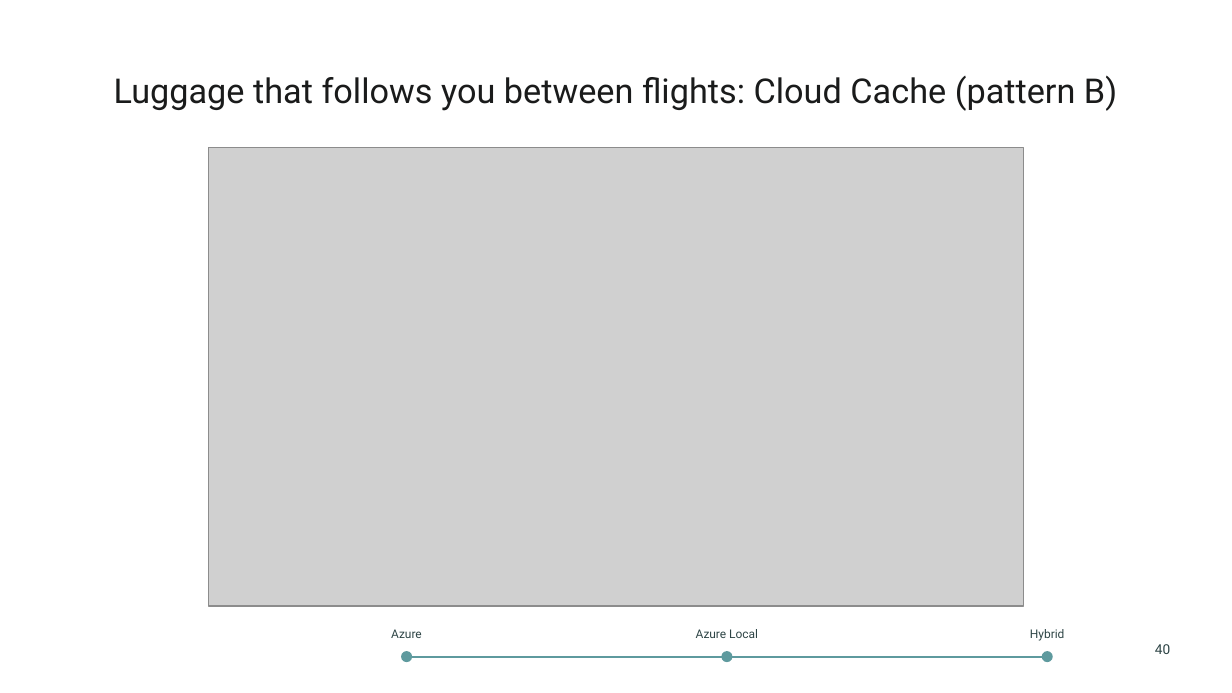
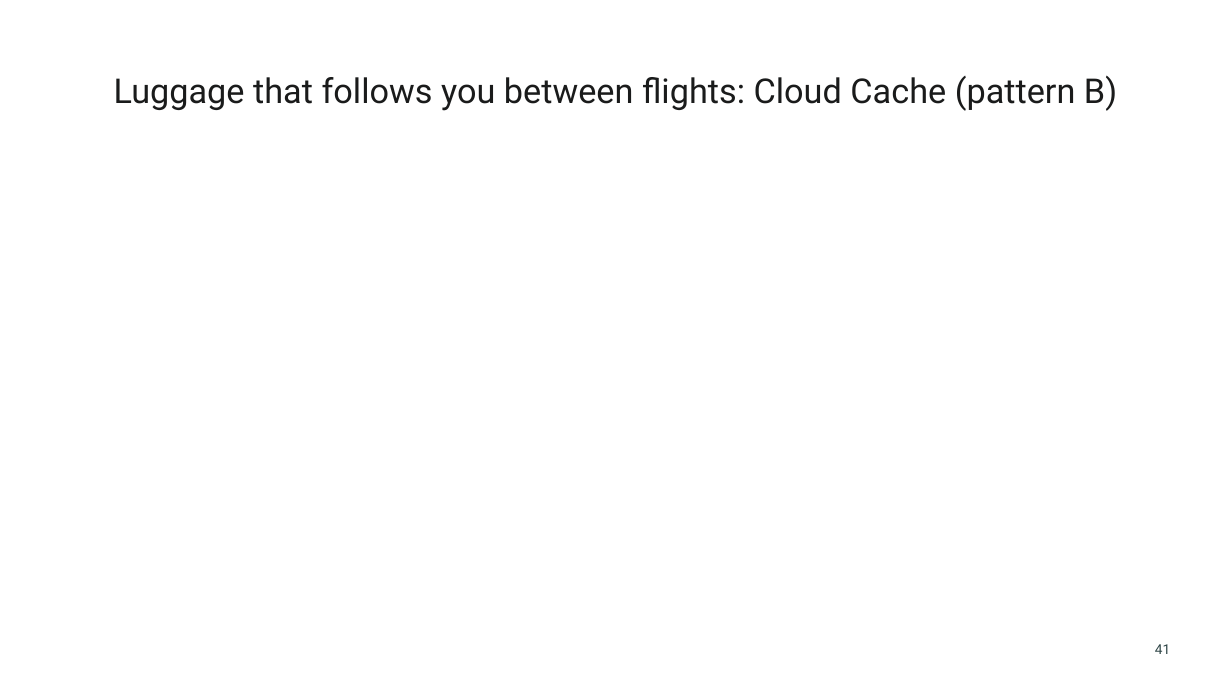
Before and after one commit to thisismydemo/nic2026_avd, a slide deck: slide 41 of presentation/AVD_Anywhere_NIC2026.pptx (slide 40 before the commit). Drawn at 1232x693 pixels with LibreOffice and Linux fonts; fonts in the diff are those of the drawing; grey boxes stand for pictures; background and template pictures are left out. Boxes give left, top, right and bottom in pixels: in the first picture for what was removed or moved away, otherwise in the second. Text is boxed around its words. In the diff, an @@ line names an element or a change of style, - is before the commit and + after.

```diff
--- a/presentation/AVD_Anywhere_NIC2026.pptx
+++ b/presentation/AVD_Anywhere_NIC2026.pptx
@@ picture removed at (208,148,1023,606) @@
@@ text removed at (391,629,422,638) @@
-Azure
@@ text removed at (696,629,758,638) @@
-Azure Local
@@ text removed at (1030,629,1065,641) @@
-Hybrid
@@ ellipse removed at (400,652,411,663) @@
@@ line removed from (407, 657) to (1047, 657) @@
@@ ellipse removed at (722,652,733,663) @@
@@ ellipse removed at (1042,652,1053,663) @@
@@ text at (1155,644,1170,654): text changed @@
-40
+41
```
Also in this commit, not shown: 46 other slides changed, 2 slides added, 1 other file.
